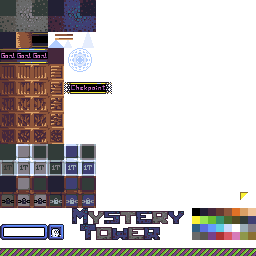
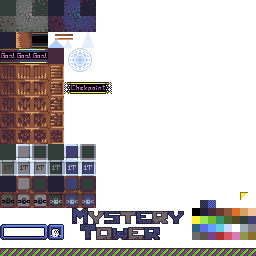
Comparing the layer stacks of the two 256px x 256px images. Changes:
painted on "new" over <box>200,200,216,208</box>
